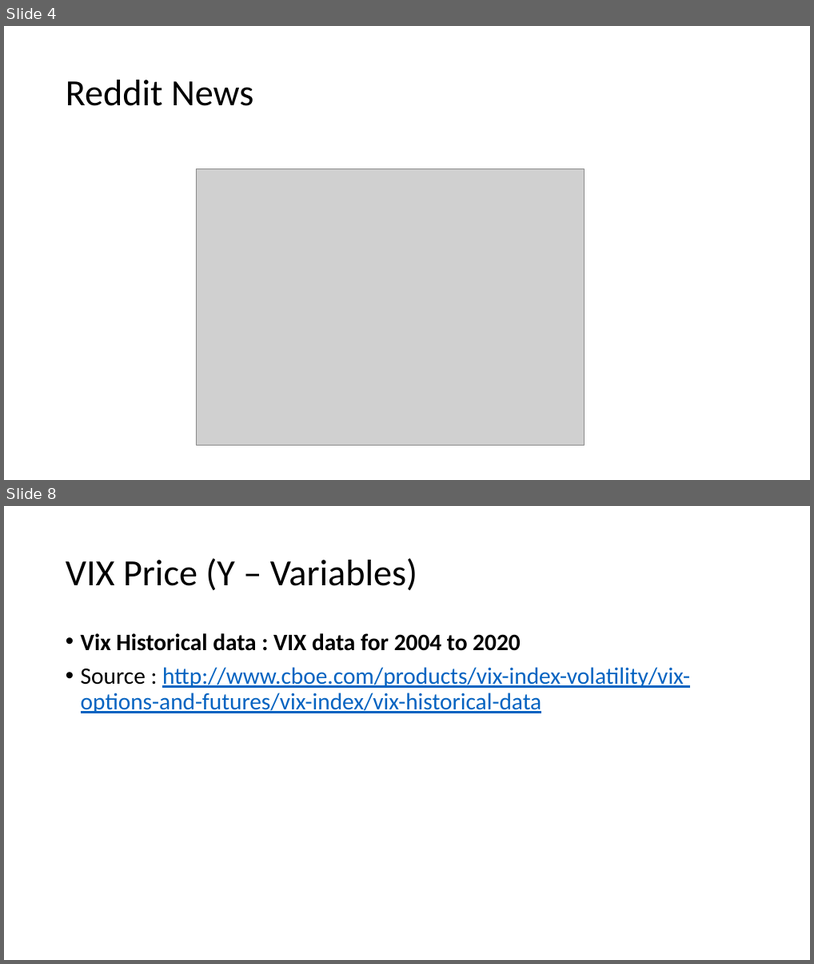
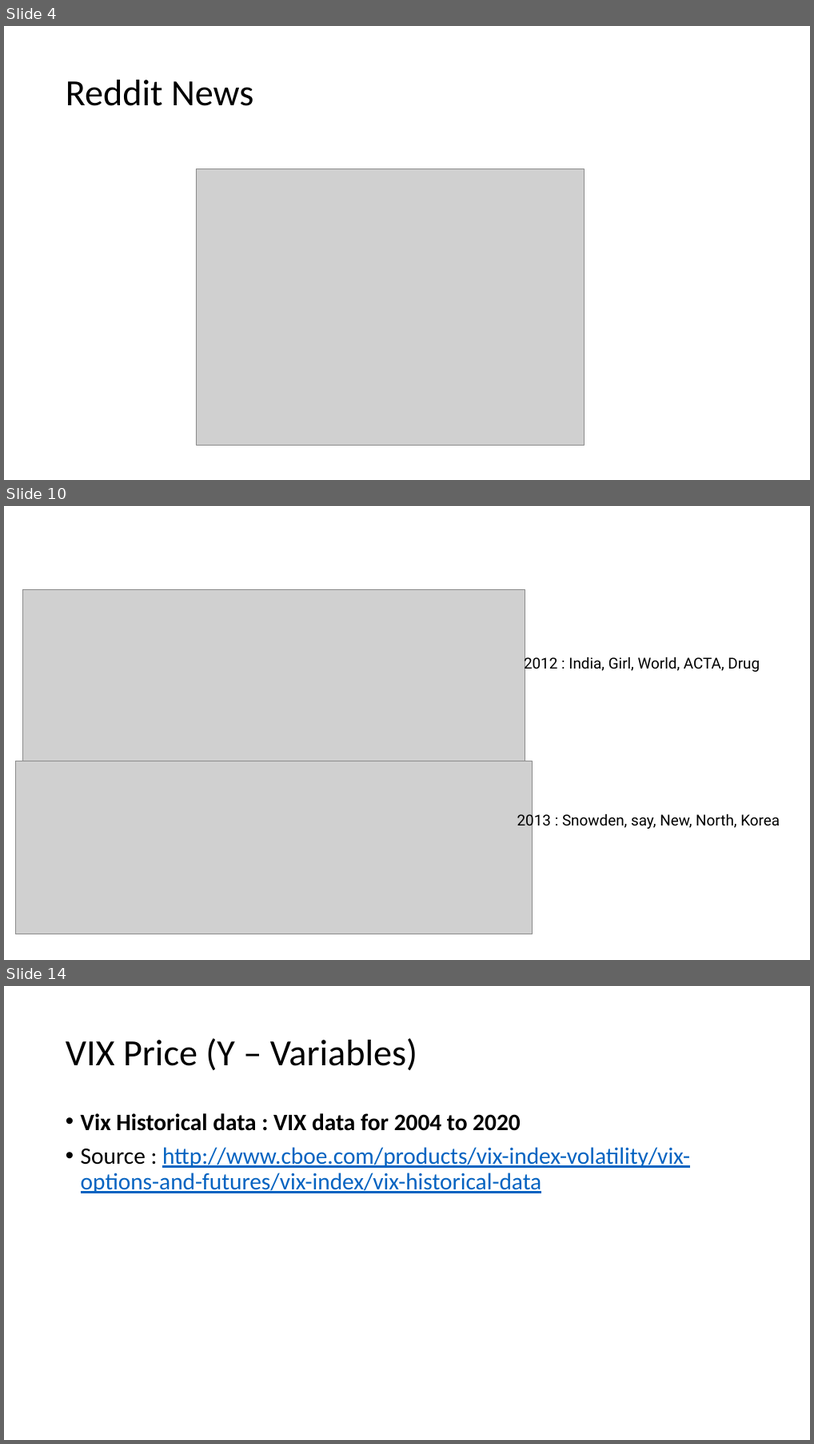
Before and after one commit to derrickhoe1988/Capstone-project, a slide deck: Capstone.pptx. Shown one above the other, each under a label of ours: slides 4 and 8 before the commit, slides 4, 10 and 14 after it; the slides between them are not shown. The pictures are 814x964 and 814x1444 pixels, drawn with LibreOffice and Linux fonts; fonts in the diff are those of the drawing; grey boxes stand for pictures. Boxes give left, top, right and bottom in pixels: in the first picture for what was removed or moved away, otherwise in the second. Text is boxed around its words. In the diff, an @@ line names an element or a change of style, - is before the commit and + after.

```diff
--- a/Capstone.pptx
+++ b/Capstone.pptx
@@ slide 10 added at (4, 506, 810, 960), background #FFFFFF @@
@@ picture added at (22, 589, 525, 760) @@
@@ text added at (524, 655, 760, 673), 18 pt, text #000000 @@
+2012 : India, Girl, World, ACTA, Drug
@@ picture added at (15, 760, 533, 934) @@
@@ text added at (518, 812, 780, 830), 18 pt, text #000000 @@
+2013 : Snowden, say, New, North, Korea
@@ what was slide 8 is now slide 14 @@
```
Also in this commit, not shown: 2 slides changed, 6 other slides added, 1 slide removed, 4 other files.
